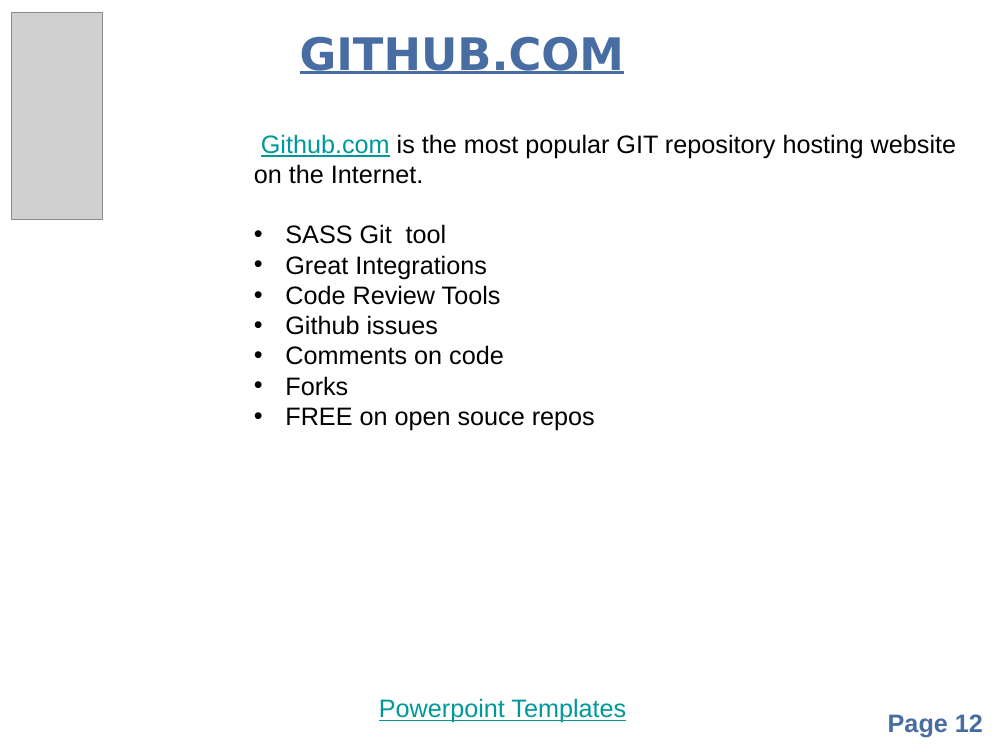
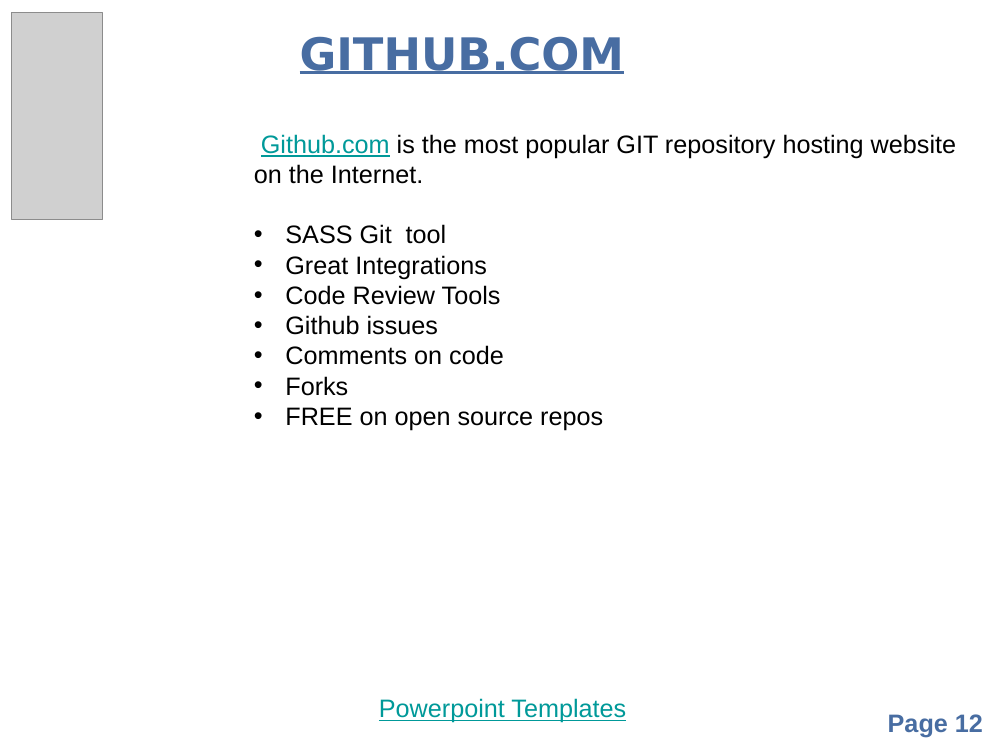
Before and after one commit to balarkrishnan/organizational, a slide deck: slide 12 of GitHub.pptx. Drawn at 1008x756 pixels with LibreOffice and Linux fonts; fonts in the diff are those of the drawing; grey boxes stand for pictures; background and template pictures are left out. Boxes give left, top, right and bottom in pixels: in the first picture for what was removed or moved away, otherwise in the second. Text is boxed around its words. In the diff, an @@ line names an element or a change of style, - is before the commit and + after.

Commit message:
Final draft

```diff
--- a/GitHub.pptx
+++ b/GitHub.pptx
@@ text at bbox=[285, 407, 603, 431]: text changed @@
-• FREE on open souce repos
+• FREE on open source repos
```
Also in this commit, not shown: 3 other slides changed.
